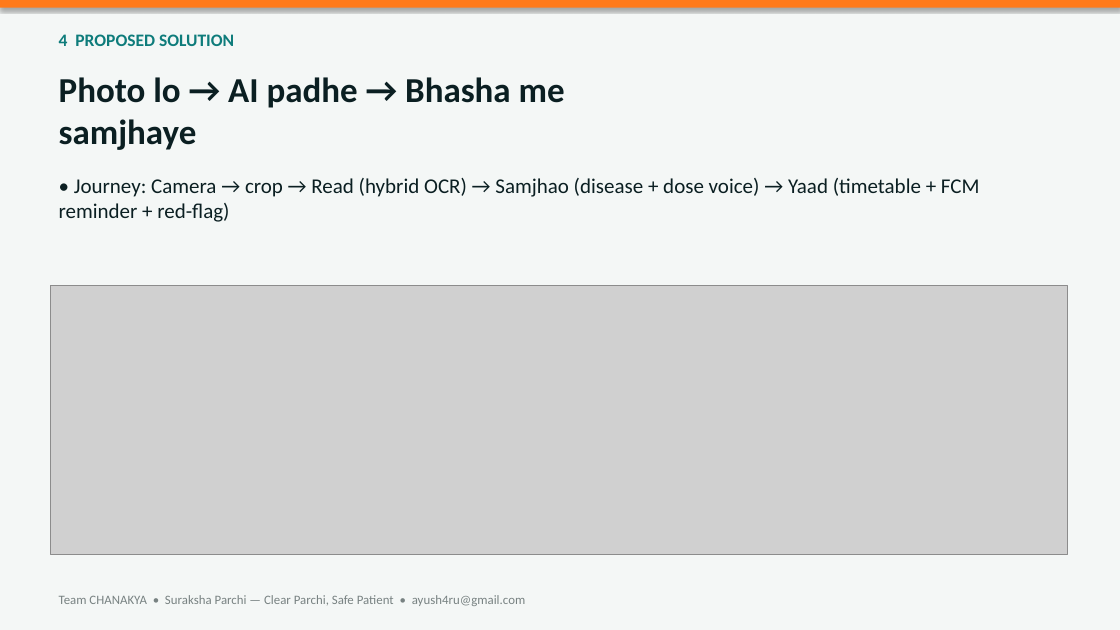
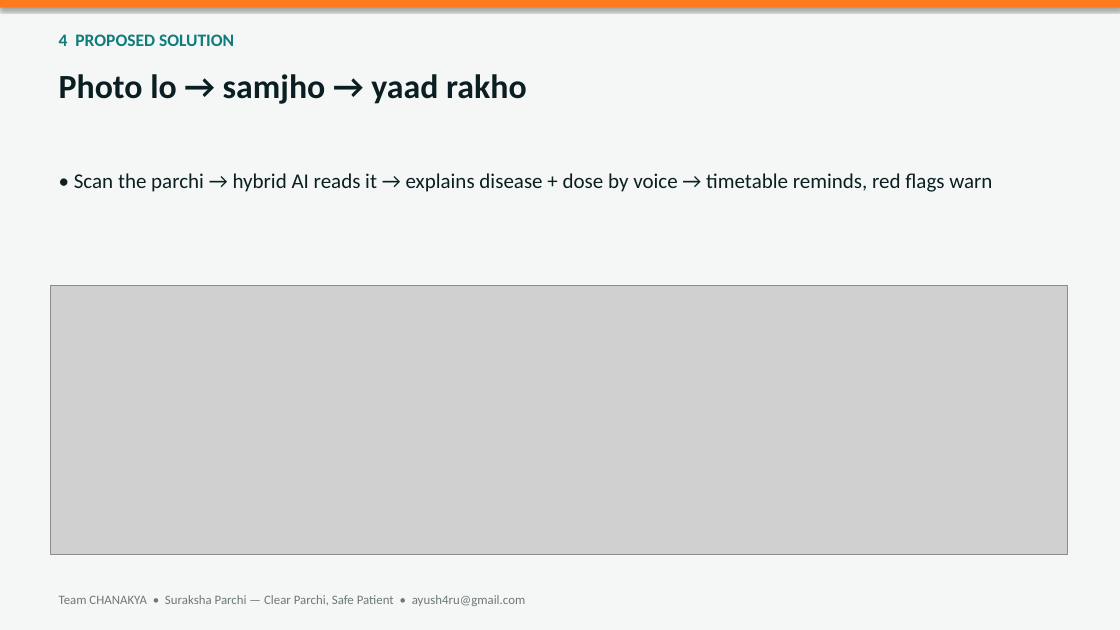
Before and after one commit to Sentinal-Corporations/suraksha-sharthi, a slide deck: slide 4 of ppt/CHANAKYA_SurakshaParchi.pptx. Drawn at 1120x630 pixels with LibreOffice and Linux fonts; fonts in the diff are those of the drawing; grey boxes stand for pictures. Boxes give left, top, right and bottom in pixels: in the first picture for what was removed or moved away, otherwise in the second. Text is boxed around its words. In the diff, an @@ line names an element or a change of style, - is before the commit and + after.

```diff
--- a/ppt/CHANAKYA_SurakshaParchi.pptx
+++ b/ppt/CHANAKYA_SurakshaParchi.pptx
@@ text at <box>59,74,527,104</box>: text changed; size 30 to 29 pt @@
-Photo lo → AI padhe → Bhasha me samjhaye
+Photo lo → samjho → yaad rakho
@@ text at <box>74,173,992,192</box>: text changed @@
-• Journey: Camera → crop → Read (hybrid OCR) → Samjhao (disease + dose voice) → Yaad (timetable + FCM reminder + red-flag)
+• Scan the parchi → hybrid AI reads it → explains disease + dose by voice → timetable reminds, red flags warn
```
Also in this commit, not shown: 10 other slides changed, 1 slide added, 1 slide removed, 2 other files.
